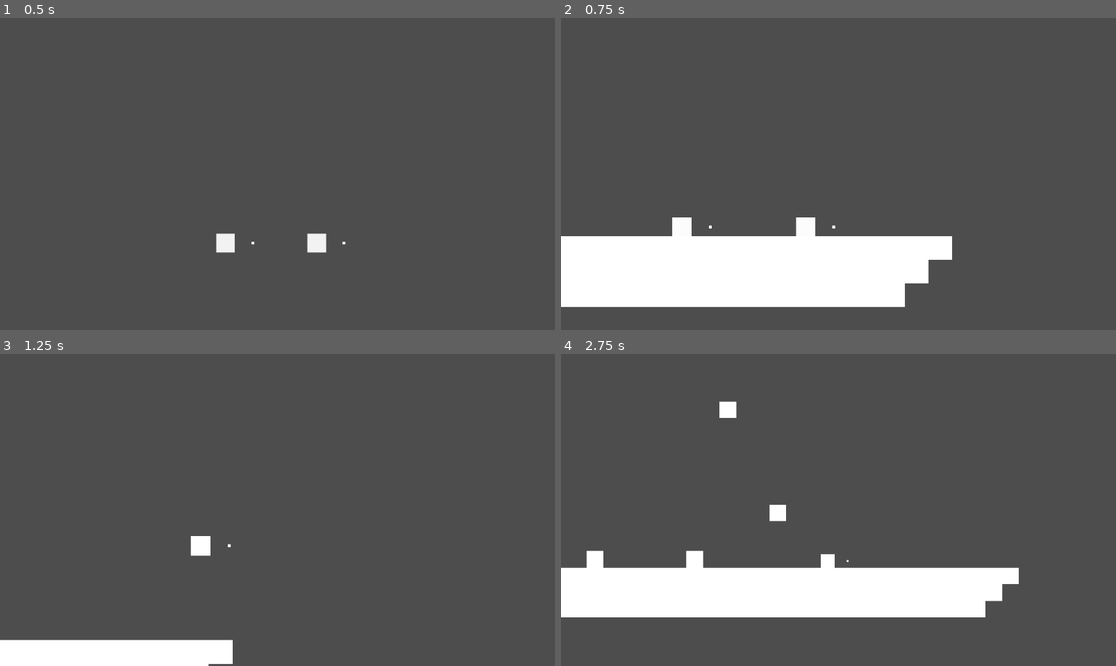
Above: before the commit, frames 1-4 (two rows, left to right).
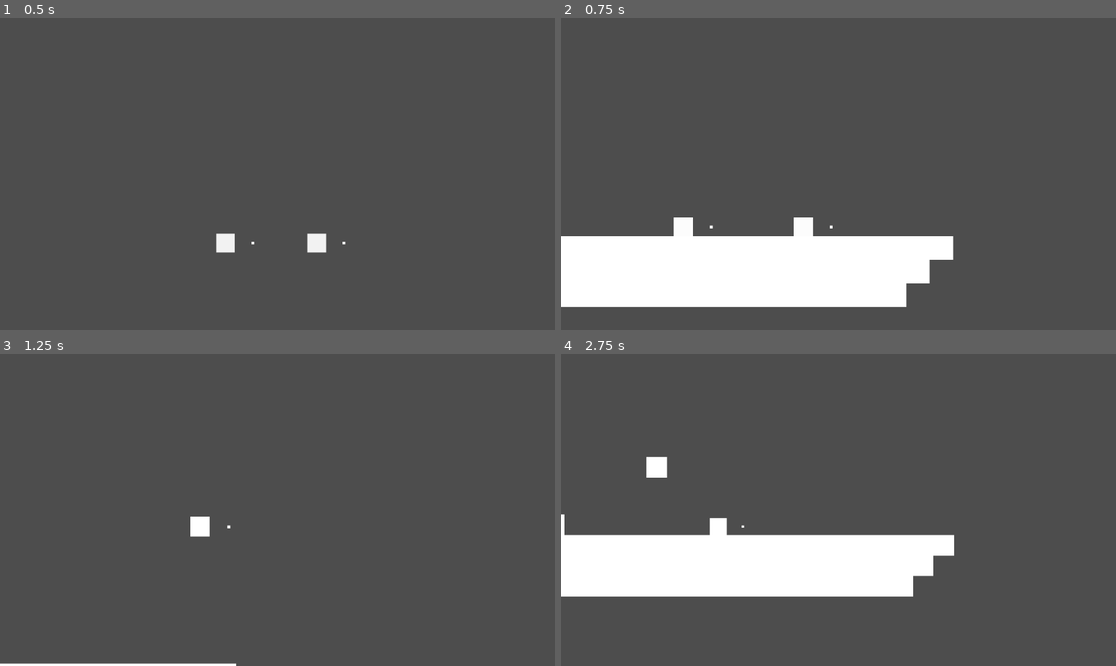
Above: after the commit, the same moments.

Repository: itsMapleLeaf/tfbg
Game: Godot game, scene res://game.tscn
Same seed, same stepped clock (60 frames per second), same inputs: the game is played once before the commit and once after it.
Inputs:
- Up to frame 1 (0.5 s): no input
- Up to frame 2 (0.75 s): hold Right (right) from 0.53 s (still down); hold X (grab) from 0.53 s (still down)
- Up to frame 3 (1.25 s): keep holding Right (right); keep holding X (grab); tap Z (jump) at 0.77, 0.8, 1.07 s
- Up to frame 4 (2.75 s): release X (grab) at 1.28 s; tap Z (jump) at 1.35, 1.52, 1.82, 2.3 s; tap X (grab) at 1.55 s; release Right (right) at 2.03 s; hold Left (left) from 2.03 s (still down); hold X (grab) from 2.03 s (still down)

Frame 1 is identical in both runs. In frame 2, 0.2% of the frame differs, in the area x 20-71%, y 63-93%; in frame 3, 3.8%; in frame 4, 15%, in the area x 0-83%, y 15-85%.

Commit message:
create human player controller

Diff:
--- a/game.gd
+++ b/game.gd
@@ -19,7 +19,9 @@
 
 func _ready():
 	main_player = _create_player()
-	main_player.uses_input = true
+
+	var controller := preload("res://player_human_controller.gd").new(main_player)
+	main_player.add_child(controller)
 
 	_create_player()
 
--- a/player.gd
+++ b/player.gd
@@ -8,17 +8,17 @@
 const TERMINAL_VELOCITY := 2000
 const GRAB_STIFFNESS := 12
 
-enum Facing { LEFT = -1, RIGHT = 1 }
+enum Direction { LEFT = -1, RIGHT = 1 }
 
 @export var grab_dot: Area2D
 @export var grabbed_block: Node2D
 
 var movement := 0.0
+var target_movement := 0.0
 var jumps := 2
 var is_alive := false
-var facing := Facing.RIGHT
+var facing := Direction.RIGHT
 var grabbing := false
-var uses_input := false
 
 @onready var grabbed_block_origin := grabbed_block.position
 
@@ -28,9 +28,7 @@
 	if is_alive:
 		modulate.a = lerp(modulate.a, 1.0, delta * 5)
 
-		if uses_input:
-			var target_movement := Input.get_action_strength("right") - Input.get_action_strength("left")
-			movement = lerp(movement, target_movement, clamp(delta * 10, 0, 1))
+		movement = lerp(movement, target_movement, clamp(delta * 10, 0, 1))
 
 		velocity.x = movement * PLAYER_SPEED
 		velocity.y += min(GRAVITY * delta, TERMINAL_VELOCITY)
@@ -46,37 +44,36 @@
 
 	# https://godotengine.org/qa/92282/why-my-character-scale-keep-changing?show=146969#a146969
 	match facing:
-		Facing.RIGHT:
+		Direction.RIGHT:
 			scale.y = 1
 			rotation_degrees = 0
-		Facing.LEFT:
+		Direction.LEFT:
 			scale.y = -1
 			rotation_degrees = 180
 
-func _input(event: InputEvent):
-	if not uses_input: return
+func set_movement(movement: float):
+	target_movement = movement
+	if movement != 0.0:
+		facing = signi(movement)
 
-	if event.is_action_pressed("left"):
-		facing = Facing.LEFT
+func jump():
+	if jumps < 0: return
+	velocity.y = -JUMP_SPEED
+	jumps -= 1
 
-	elif event.is_action_pressed("right"):
-		facing = Facing.RIGHT
+func grab():
+	if grabbing: return
+	for body in grab_dot.get_overlapping_bodies():
+		if body is FallingBlock:
+			grabbing = true
+			grabbed_block.global_position = body.global_position
+			body.queue_free()
+			break
 
-	elif event.is_action_pressed("grab"):
-		for body in grab_dot.get_overlapping_bodies():
-			if body is FallingBlock:
-				grabbing = true
-				grabbed_block.global_position = body.global_position
-				body.queue_free()
-				break
-
-	elif event.is_action_released("grab") && grabbing:
-		grabbing = false
-		block_released.emit(grab_dot.global_position, facing)
-
-	elif event.is_action_pressed("jump") && jumps > 0:
-		velocity.y = -JUMP_SPEED
-		jumps -= 1
+func release():
+	if not grabbing: return
+	grabbing = false
+	block_released.emit(grab_dot.global_position, facing)
 
 func respawn(pos: Vector2):
 	is_alive = true
--- /dev/null
+++ b/player_human_controller.gd
@@ -0,0 +1,18 @@
+extends Node
+class_name PlayerHumanController
+
+var _player: Player
+
+func _init(player: Player):
+	_player = player
+
+func _process(delta: float):
+	_player.set_movement(Input.get_action_strength("right") - Input.get_action_strength("left"))
+
+func _input(event: InputEvent):
+	if event.is_action_pressed("grab"):
+		_player.grab()
+	elif event.is_action_released("grab"):
+		_player.release()
+	elif event.is_action_pressed("jump"):
+		_player.jump()
